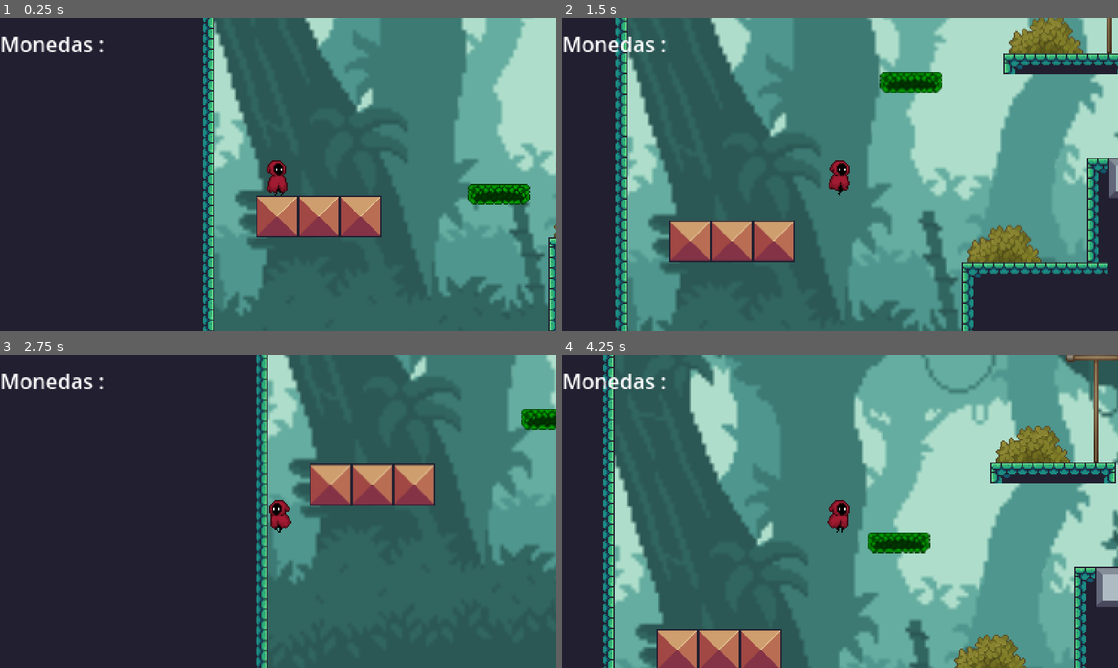
Above: before the commit, frames 1-4 (two rows, left to right).
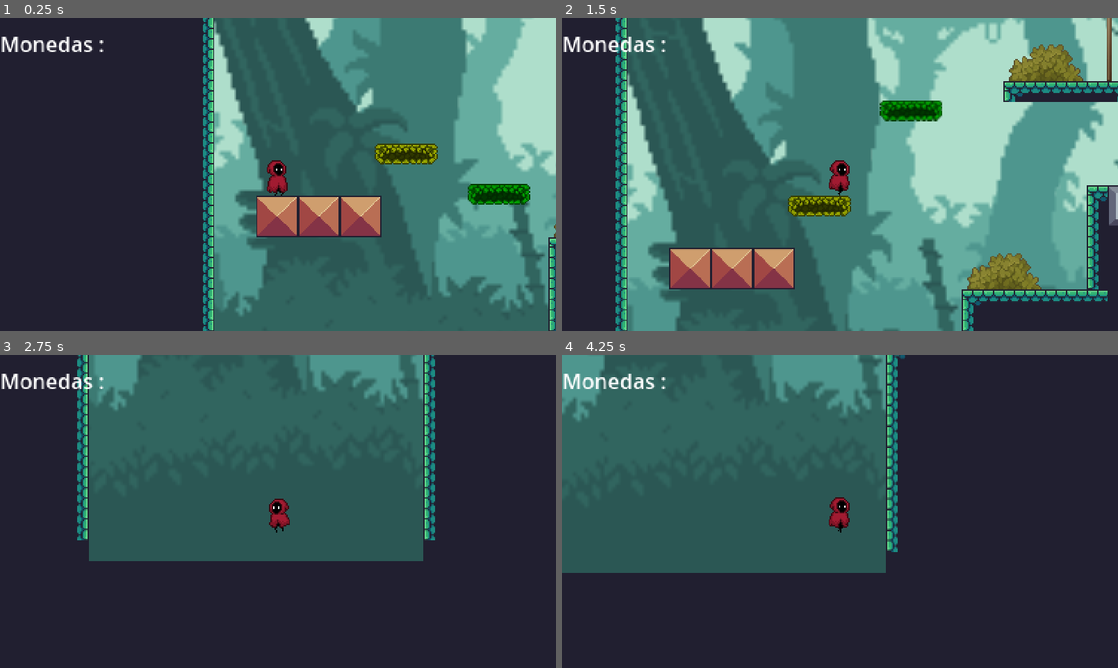
Above: after the commit, the same moments.

Repository: leopoldoval/segunda-oportunidad-polo-y-avila
Game: Godot game, scene res://world.tscn
Two runs of this game, one before a commit and one after it. Both use one fixed random seed, a clock stepped at 60 frames per second and the inputs below.
Inputs:
- Up to frame 1 (0.25 s): no input
- Up to frame 2 (1.5 s): tap Enter (ui_accept) at 0.5, 0.77 s; hold Right (ui_right) from 0.53 s (still down)
- Up to frame 3 (2.75 s): tap Enter (ui_accept) at 1.52 s; release Right (ui_right) at 2.03 s; hold Left (ui_left) from 2.03 s (still down)
- Up to frame 4 (4.25 s): release Left (ui_left) at 2.78 s; hold Right (ui_right) from 2.78 s (still down); tap Enter (ui_accept) at 3.02, 3.77 s

The runs differ from the first frame. In frame 1, 0.7% of the frame differs, in the area x 67-79%, y 40-47%; in frame 2, 31%; in frame 3, 65%; in frame 4, 79%, in the area x 0-100%, y 0-100%.

Commit message:
codigo de las plataformas de rebote y fragil arreglado

Diff:
--- a/plataforma.gd
+++ b/plataforma.gd
@@ -38,6 +38,7 @@
 				await get_tree().create_timer(0.5).timeout
 				queue_free()
 			TipoPlataforma.REBOTE:
+				print("Rebote")
 				if body.has_method("puede_rebotar"):
 					body.puede_rebotar(fuerza_rebote)
 				else:
--- a/player.gd
+++ b/player.gd
@@ -9,8 +9,11 @@
 @onready var sprite := $Sprite2D
 @onready var monedaLabel := $playerGUI/HBoxContainer/monedaLabel
 
+
+
 func _ready():
 	Global.player =self
+	add_to_group("player")
 
 func  _physics_process(delta):
 	direccion = Input.get_axis("ui_left","ui_right")
--- a/world.tscn
+++ b/world.tscn
@@ -1818,5 +1818,9 @@
 [node name="ghost2" parent="ghost" instance=ExtResource("13_2o6r5")]
 position = Vector2(390, 4)
 
+[node name="Area2D" parent="." instance=ExtResource("4_aqk2v")]
+position = Vector2(-397, -32)
+type = 3
+
 [connection signal="body_entered" from="caliz" to="Player" method="_on_caliz_body_entered"]
 [connection signal="body_entered" from="reset_area" to="Player" method="_on_reset_area_body_entered"]
